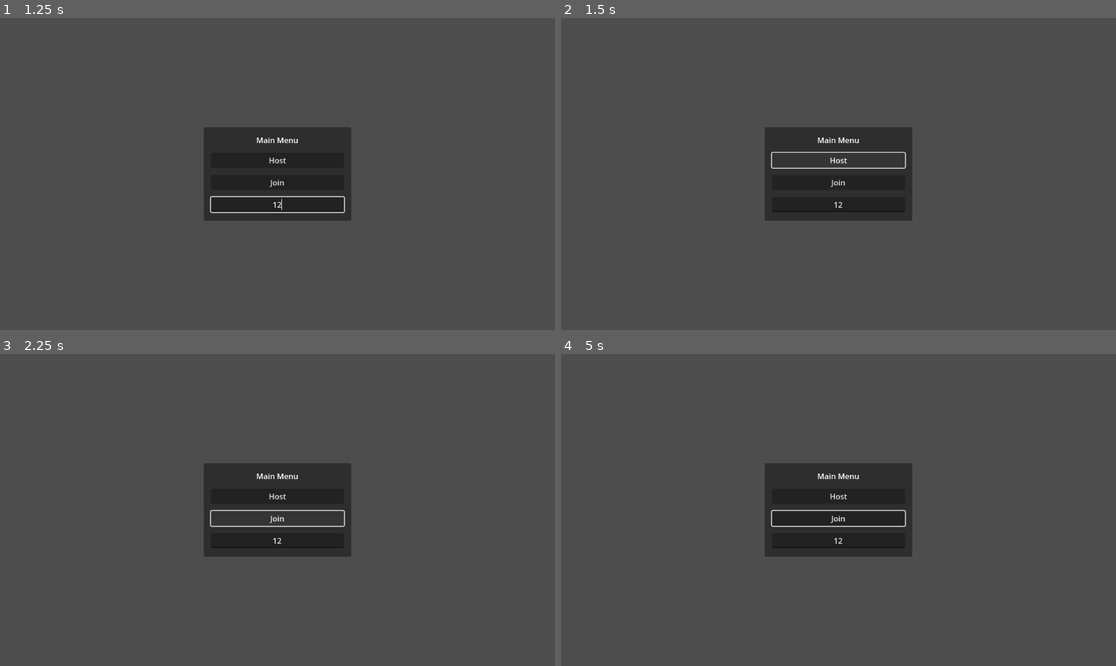
Above: before the commit, frames 1-4 (two rows, left to right).
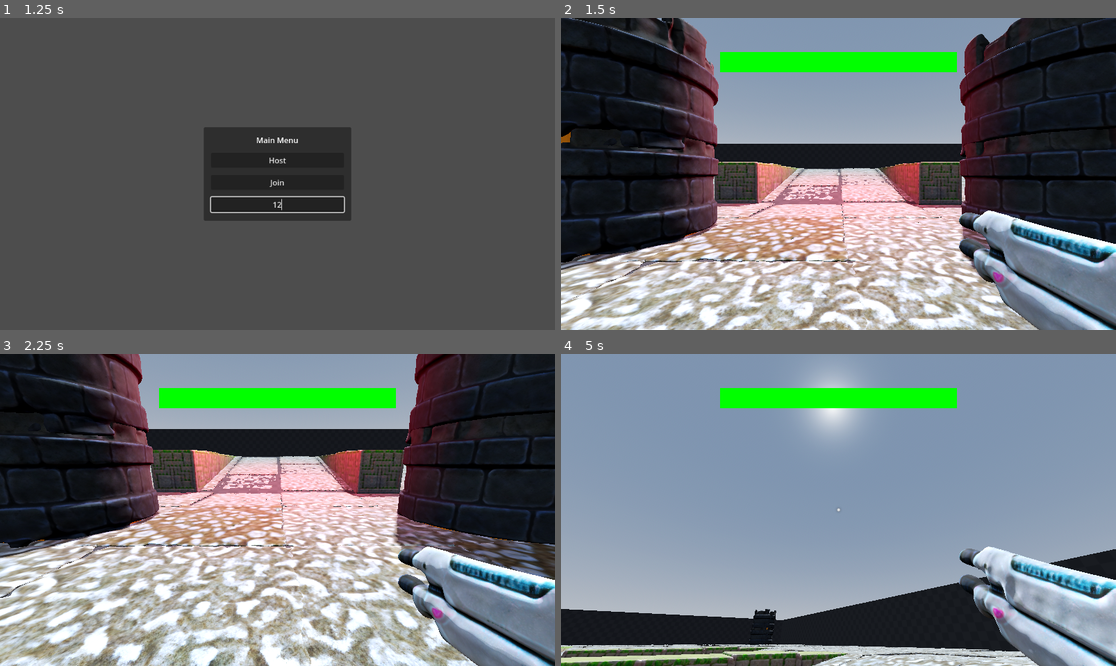
Above: after the commit, the same moments.

Repository: AnEntrypoint/EP-ARENA
Game: Godot game, scene res://scenes/world.tscn
Same seed, same stepped clock (60 frames per second), same inputs: the game is played once before the commit and once after it.
Inputs (mouse positions are in pixels of both pictures, inside the frame that each line leads up to):
- Up to frame 1 (1.25 s): click (277, 205) at 0.52 s; type "12" at 0.6 s
- Up to frame 2 (1.5 s): click "Host" at 1.25 s
- Up to frame 3 (2.25 s): click (277, 519) at 2 s, where only the run before the commit has a clickable "Join"
- Up to frame 4 (5 s): move the mouse to (960, 494) at 2.77 s; hold D (right) 2.78-3.53 s; click (960, 494) at 2.85 s; move the mouse to (727, 525) at 3.52 s; hold S (down) 3.53-4.28 s; click (727, 525) at 3.6 s; move the mouse to (894, 441) at 4.27 s; hold D (right) from 4.28 s (still down); click (894, 441) at 4.35 s

Frame 1 is identical in both runs. In frame 2, 97% of the frame differs, in the area x 0-100%, y 0-100%; in frame 3, 97%; in frame 4, 99%.
Error before the commit: Parse Error: Preload file "res://player.tscn" does not exist. (res://scripts/world.gd:9)

Commit message:
fixed reloading the player scene

Diff:
--- a/project.godot
+++ b/project.godot
@@ -14,6 +14,10 @@
 run/main_scene="res://scenes/world.tscn"
 config/features=PackedStringArray("4.2", "Forward Plus")
 config/icon="res://icon.svg"
+
+[dotnet]
+
+project/assembly_name="MultiplayerFPSTutorial"
 
 [input]
 
--- a/scripts/world.gd
+++ b/scripts/world.gd
@@ -6,7 +6,7 @@
 @onready var health_bar = $CanvasLayer/HUD/HealthBar
 
 
-const Player = preload("res://player.tscn")
+const Player = preload("res://scenes/player.tscn")
 const PORT = 9999
 var enet_peer = ENetMultiplayerPeer.new()
 
